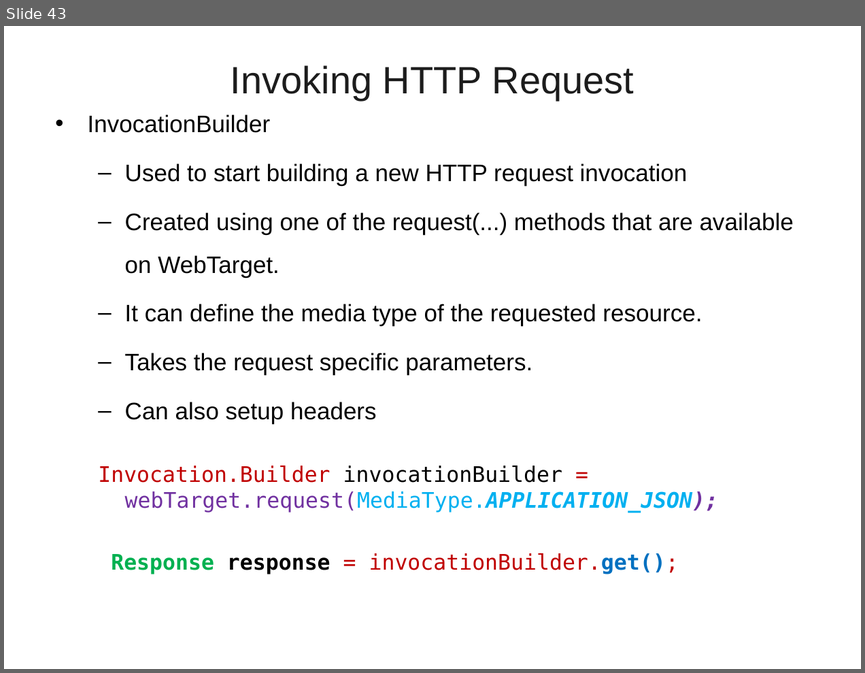
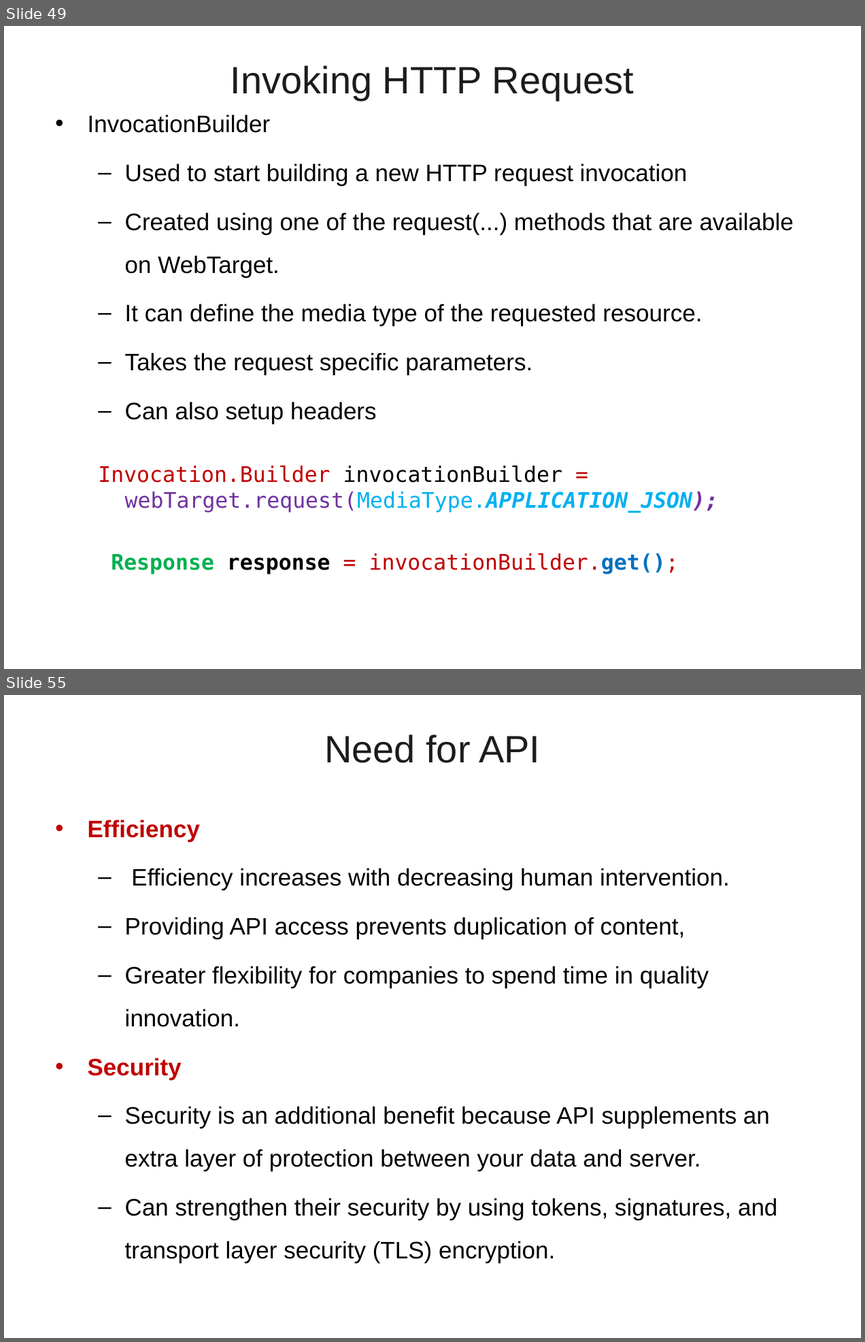
Before and after one commit to vatsanTraining/freshers_dec_2021, a slide deck: JAX_RS.ppt. Shown one above the other, each under a label of ours: slide 43 before the commit, slides 49 and 55 after it; the slides between them are not shown. The pictures are 865x673 and 865x1342 pixels, drawn with LibreOffice and Linux fonts; fonts in the diff are those of the drawing; background and template pictures are left out. Boxes give left, top, right and bottom in pixels: in the first picture for what was removed or moved away, otherwise in the second. Text is boxed around its words. In the diff, an @@ line names an element or a change of style, - is before the commit and + after.

```diff
--- a/JAX_RS.ppt
+++ b/JAX_RS.ppt
@@ slide 55 added at [4,695,861,1338], background picture (left out) @@
@@ title added at [324,734,540,763], 32 pt, text #1C1C1C @@
+Need for API
@@ text added at [88,819,777,1263], 20 pt, text #000000 @@
+• Efficiency
+  – Efficiency increases with decreasing human intervention.
+  – Providing API access prevents duplication of content,
+  – Greater flexibility for companies to spend time in quality innovation.
+• Security
+  – Security is an additional benefit because API supplements an extra layer of protection between your data and server.
+  – Can strengthen their security by using tokens, signatures, and transport layer security (TLS) encryption.
@@ what was slide 43 is now slide 49 @@
```
Also in this commit, not shown: 5 slides changed, 14 other slides added, 2 slides removed.
